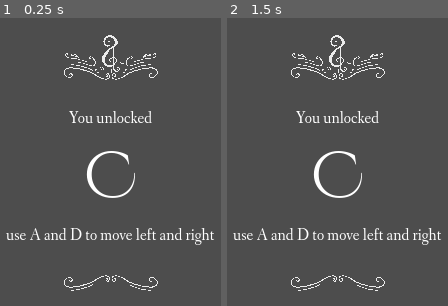
Above: before the commit, frames 1-2 (left to right).
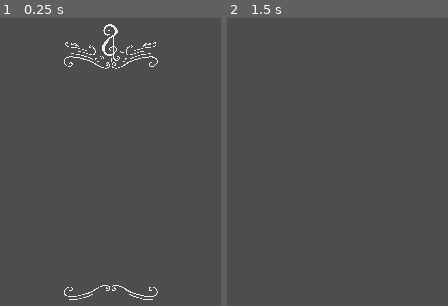
Above: after the commit, the same moments.

Repository: emilijaMarija/collector
Game: Godot game, scene res://scenes/unlock_dialog.tscn
Same seed, same stepped clock (60 frames per second), same inputs: the game is played once before the commit and once after it. This scene is started directly instead of the project's main scene.
Inputs (mouse positions are in pixels of both pictures, inside the frame that each line leads up to):
- Up to frame 1 (0.25 s): no input
- Up to frame 2 (1.5 s): tap Enter at 0.5 s; move the mouse to (outside the picture) at 0.52 s; hold D (walk_right) from 0.53 s (still down); tap Space (dash) at 0.6, 1.25 s; click (outside the picture) at 0.67 s; tap W (jump) at 0.77 s; move the mouse to (outside the picture) at 1.27 s; tap Shift (sprint) at 1.35 s; click (outside the picture) at 1.42 s

The runs differ from the first frame. In frame 1, 4.4% of the frame differs, in the area x 2-97%, y 2-98%; in frame 2, 3.6%.

Commit message:
Add code to dialog

Diff:
--- /dev/null
+++ b/scenes/unlock_dialog.gd
@@ -0,0 +1,53 @@
+extends ColorRect
+
+class_name UnlockDialog
+
+static var scene: PackedScene = preload("res://scenes/unlock_dialog.tscn")
+
+@onready var top_text_label: Label = $Container/TopText
+@onready var center_text_label: Label = $Container/CenterText
+@onready var center_bottom_text_label: Label = $Container/CenterBottomLabel
+@onready var bottom_text_label: Label = $Container/BottomLabel
+
+var top_text: String
+var center_text: String
+var center_bottom_text: String
+var bottom_text: String
+
+@warning_ignore("shadowed_variable")
+static func create(top_text: String, center_text: String, center_bottom_text: String, bottom_text: String) -> UnlockDialog:
+	var unlock_dialog = scene.instantiate() as UnlockDialog
+	unlock_dialog.top_text = top_text
+	unlock_dialog.center_text = center_text
+	unlock_dialog.center_bottom_text = center_bottom_text
+	unlock_dialog.bottom_text = bottom_text
+	return unlock_dialog
+
+
+func _ready() -> void:
+	_change_top_text(top_text)
+	_change_center_text(center_text)
+	_change_center_bottom_text(center_bottom_text)
+	_change_bottom_text(bottom_text)
+
+
+func _change_top_text(text: String):
+	top_text_label.text = text
+
+
+func _change_center_text(text: String):
+	center_text_label.text = text
+
+
+func _change_center_bottom_text(text: String):
+	center_bottom_text_label.text = text
+
+
+func _change_bottom_text(text: String):
+	bottom_text_label.text = text
+
+
+func _input(event):
+	if event is InputEventMouseButton:
+		if event.pressed:
+			queue_free()
--- a/scenes/unlock_dialog.tscn
+++ b/scenes/unlock_dialog.tscn
@@ -1,10 +1,12 @@
-[gd_scene load_steps=7 format=3 uid="uid://c1wasgg0028b4"]
+[gd_scene load_steps=9 format=3 uid="uid://c1wasgg0028b4"]
 
 [ext_resource type="Shader" uid="uid://wb5ts7m8527a" path="res://shaders/blur.gdshader" id="1_htufd"]
 [ext_resource type="Theme" uid="uid://dy0uvhrtyw06f" path="res://resources/theme.tres" id="2_htufd"]
+[ext_resource type="Script" uid="uid://bsdqe8fegp8aw" path="res://scenes/unlock_dialog.gd" id="3_7y108"]
 [ext_resource type="FontFile" uid="uid://bron36i8qv6t0" path="res://resources/CinzelDecorative-Regular.ttf" id="3_q1ugm"]
 [ext_resource type="Texture2D" uid="uid://cno103gly2ycn" path="res://sprites/filigree.png" id="3_rroxk"]
 [ext_resource type="Texture2D" uid="uid://dd60lk1c4i516" path="res://sprites/bottom_filigree.png" id="5_abfjg"]
+[ext_resource type="FontFile" uid="uid://bnfvrujan7kti" path="res://resources/FanwoodText-Italic.ttf" id="5_vp5kw"]
 
 [sub_resource type="ShaderMaterial" id="ShaderMaterial_htufd"]
 shader = ExtResource("1_htufd")
@@ -17,6 +19,7 @@
 grow_horizontal = 2
 grow_vertical = 2
 theme = ExtResource("2_htufd")
+script = ExtResource("3_7y108")
 
 [node name="Container" type="VBoxContainer" parent="."]
 layout_mode = 1
@@ -58,9 +61,16 @@
 text = "C"
 horizontal_alignment = 1
 
+[node name="CenterBottomLabel" type="Label" parent="Container"]
+layout_mode = 2
+text = "use A and D to move left and right"
+horizontal_alignment = 1
+
 [node name="BottomLabel" type="Label" parent="Container"]
 layout_mode = 2
-text = "use A and D to move left and right"
+theme_override_fonts/font = ExtResource("5_vp5kw")
+theme_override_font_sizes/font_size = 12
+text = "C is used in the chord C major"
 horizontal_alignment = 1
 
 [node name="MarginContainerBottom" type="MarginContainer" parent="Container"]
--- a/shaders/blur.gdshader
+++ b/shaders/blur.gdshader
@@ -3,5 +3,5 @@
 uniform sampler2D screen_texture : hint_screen_texture, repeat_enable, filter_linear_mipmap;
 
 void fragment() {
-    COLOR.rgb = textureLod(screen_texture, SCREEN_UV, 4.0).rgb;
+    COLOR.rgb = textureLod(screen_texture, SCREEN_UV, 3.0).rgb;
 }
Not shown, added: scenes/unlock_dialog.gd.uid
